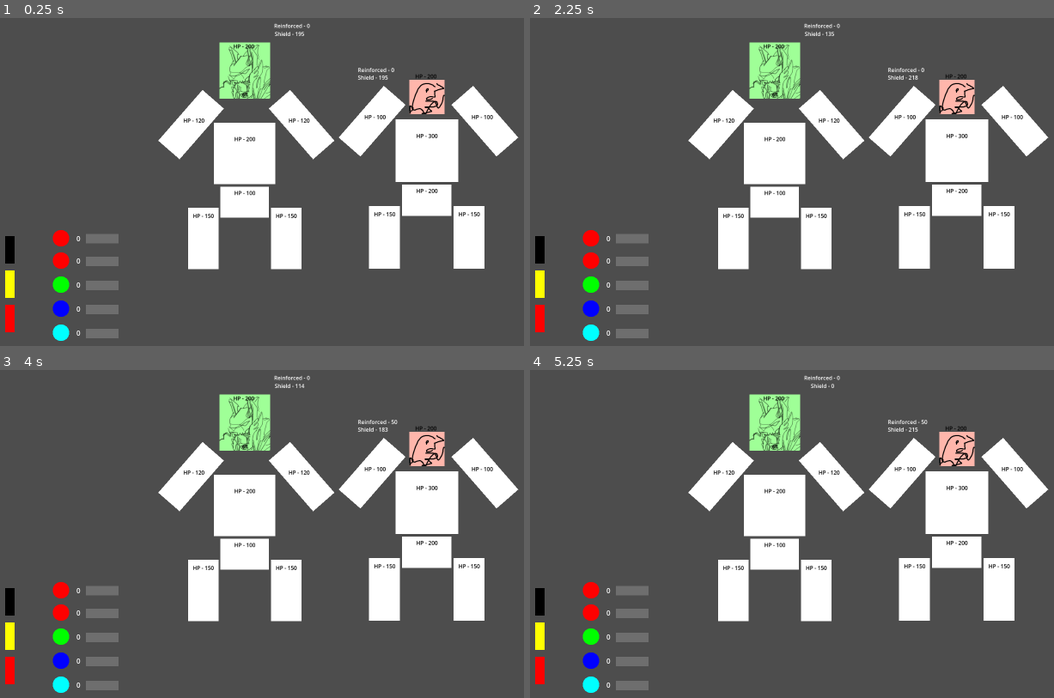
Above: before the commit, frames 1-4 (two rows, left to right).
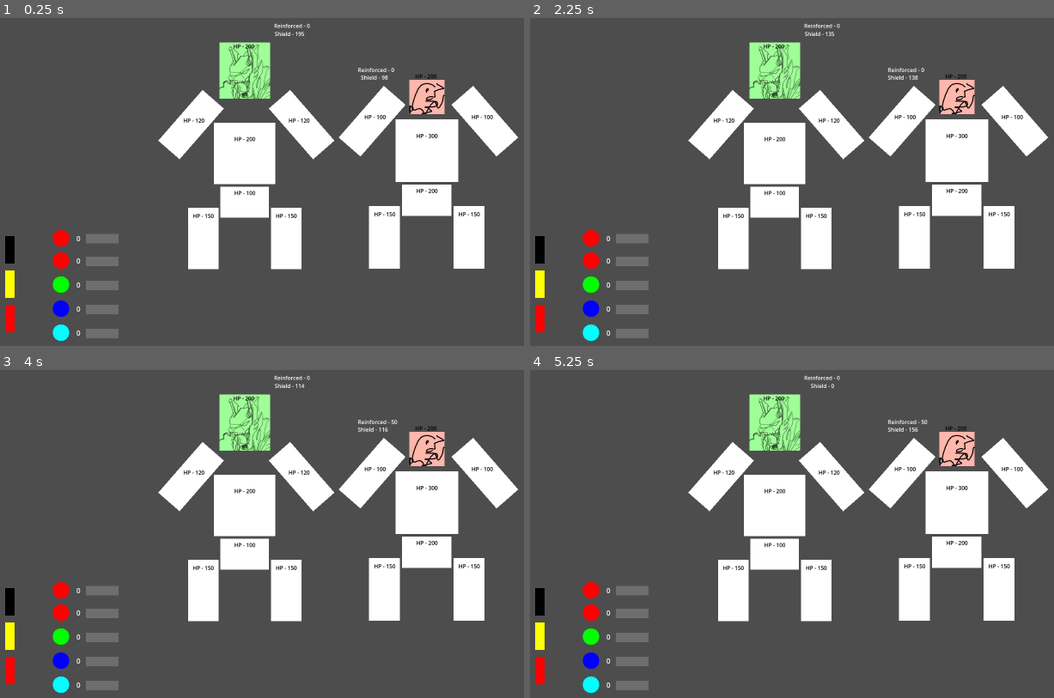
Above: after the commit, the same moments.

Repository: Wrygondryn/Megazord_BIGMODE2025
Game: Godot game, scene res://scenes/game.tscn
The game is run twice, just before and just after one commit, with the same random seed, the same clock (stepped at 60 frames per second) and the same inputs.
Inputs (mouse positions are in pixels of both pictures, inside the frame that each line leads up to):
- Up to frame 1 (0.25 s): no input
- Up to frame 2 (2.25 s): tap Enter at 0.5 s; move the mouse to (985, 145) at 0.52 s; click (985, 145) at 0.6 s; move the mouse to (697, 185) at 1.27 s; click (697, 185) at 1.35 s; tap Space at 2 s; move the mouse to (902, 80) at 2.02 s; click (902, 80) at 2.1 s
- Up to frame 3 (4 s): tap Enter at 2.75 s; move the mouse to (272, 596) at 2.77 s; click (272, 596) at 2.85 s; tap Space at 3.5 s; move the mouse to (513, 576) at 3.52 s; click (513, 576) at 3.6 s
- Up to frame 4 (5.25 s): tap Enter at 4.25 s; move the mouse to (629, 458) at 4.27 s; click (629, 458) at 4.35 s; tap Space at 5 s; move the mouse to (870, 517) at 5.02 s; click (870, 517) at 5.1 s

The runs differ from the first frame. In frame 1, less than 0.1% of the frame differs, in the area x 68-75%, y 17-19%; in frame 2, less than 0.1%; in frame 3, less than 0.1%; in frame 4, less than 0.1%.

Commit message:
Restrain is Negated by Shield
Restrain now has no effect if it is completely blocked by shield.

Diff:
--- a/resources/mecha_restrain_attack_module.tres
+++ b/resources/mecha_restrain_attack_module.tres
@@ -5,10 +5,10 @@
 [resource]
 script = ExtResource("1_48ii0")
 action_kind = 0
-amount = 1.0
+amount = 30.0
 pierces = false
 condition_kind = 0
-condition_time_secs = 10.0
+condition_time_secs = 2.0
 giga_target = 1
 target_body_part = 7
-charge_capacity = 25.0
+charge_capacity = 75.0
--- a/scenes/kaiju.tscn
+++ b/scenes/kaiju.tscn
@@ -12,6 +12,7 @@
 [node name="Kaiju" type="Node2D"]
 scale = Vector2(1.5, 1.5)
 script = ExtResource("1_h5lc8")
+shield = 100.0
 
 [node name="ShieldDisplay_TEMP" type="Label" parent="."]
 offset_left = -200.0
--- a/scripts/battle.gd
+++ b/scripts/battle.gd
@@ -44,8 +44,11 @@
 
 				var target_body_part_index = attacker.next_body_part_index_to_attack(target)
 				# print(name + " dealt " + str(damage) + " damage to " + str(target.name))
+				var old_shield: float = target.shield
 				target.damage_body_part(target_body_part_index, action.amount, action.pierces)
-				if action.condition_kind != Helpers.Condition.NONE && action.condition_time_secs > 0.0:
+				var is_valid_condition := action.condition_kind != Helpers.Condition.NONE && action.condition_time_secs > 0.0
+				#TODO: Remove shield clause once more conditions are added that can occur with shield on
+				if is_valid_condition && (action.amount > old_shield || action.pierces):
 					target.apply_condition(action.condition_kind, target_body_part_index, action.condition_time_secs)
 
 				var num_vitals_left_on_target := len(target.body_parts.get_children().filter(
